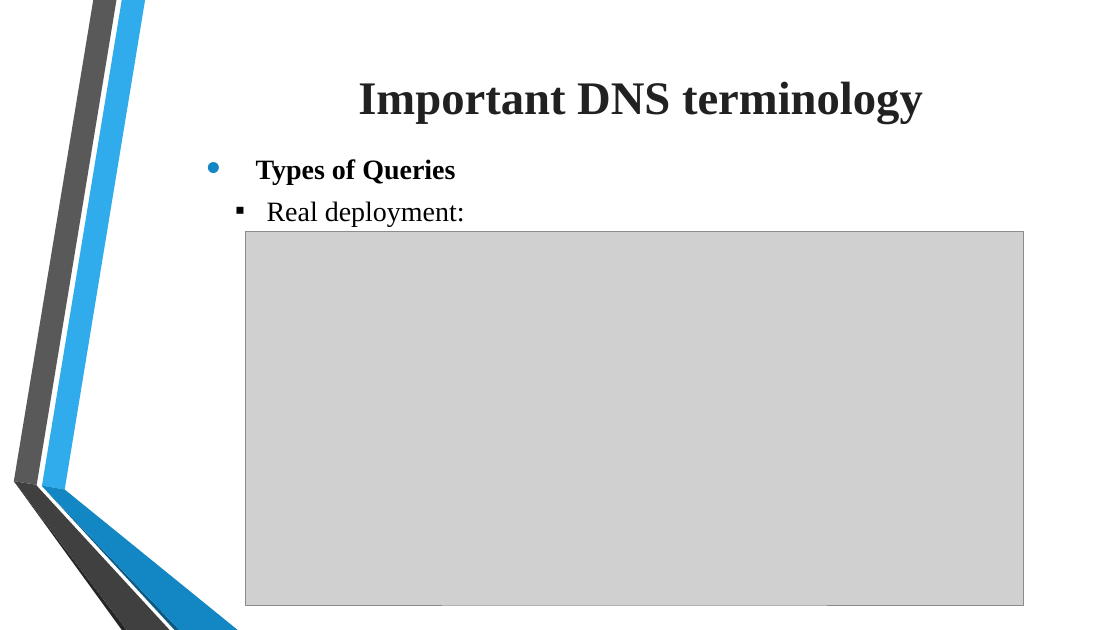
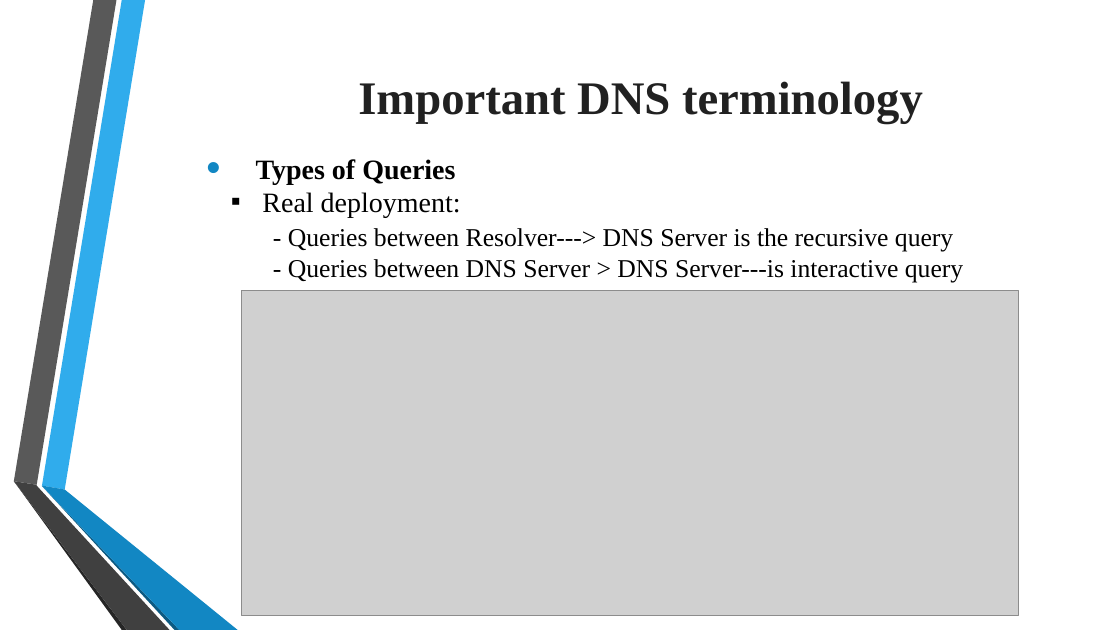
Before and after one commit to tiendatdk3493/Tai_Lieu, a slide deck: slide 15 of Domain Name System (DNS).pptx. Drawn at 1120x630 pixels with LibreOffice and Linux fonts; fonts in the diff are those of the drawing; grey boxes stand for pictures; background and template pictures are left out. Boxes give left, top, right and bottom in pixels: in the first picture for what was removed or moved away, otherwise in the second. Text is boxed around its words. In the diff, an @@ line names an element or a change of style, - is before the commit and + after.

```diff
--- a/Domain Name System (DNS).pptx
+++ b/Domain Name System (DNS).pptx
@@ text "Real deployment:": place and size @@
-text "Real deployment:" at (267,201,465,226)
+text "Real deployment:" at (262,192,963,282)
@@ text at (288,228,963,282): paragraphs added @@
+  - Queries between Resolver---> DNS Server is the recursive query
+  - Queries between DNS Server > DNS Server---is interactive query
@@ picture: place and size @@
-picture at (246,232,1023,605)
+picture at (241,291,1018,616)
```
Also in this commit, not shown: 1 other slide changed, 7 slides added, 1 other file.
